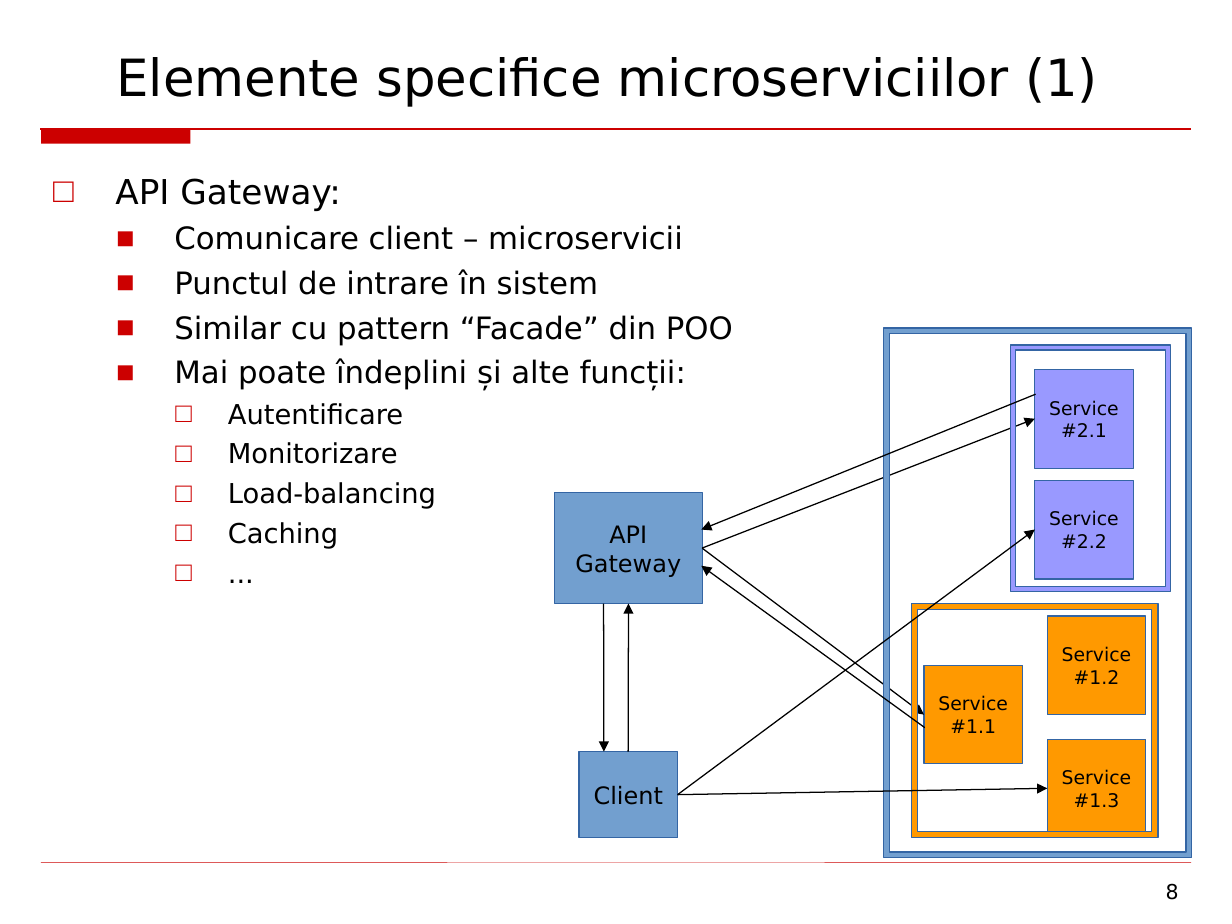
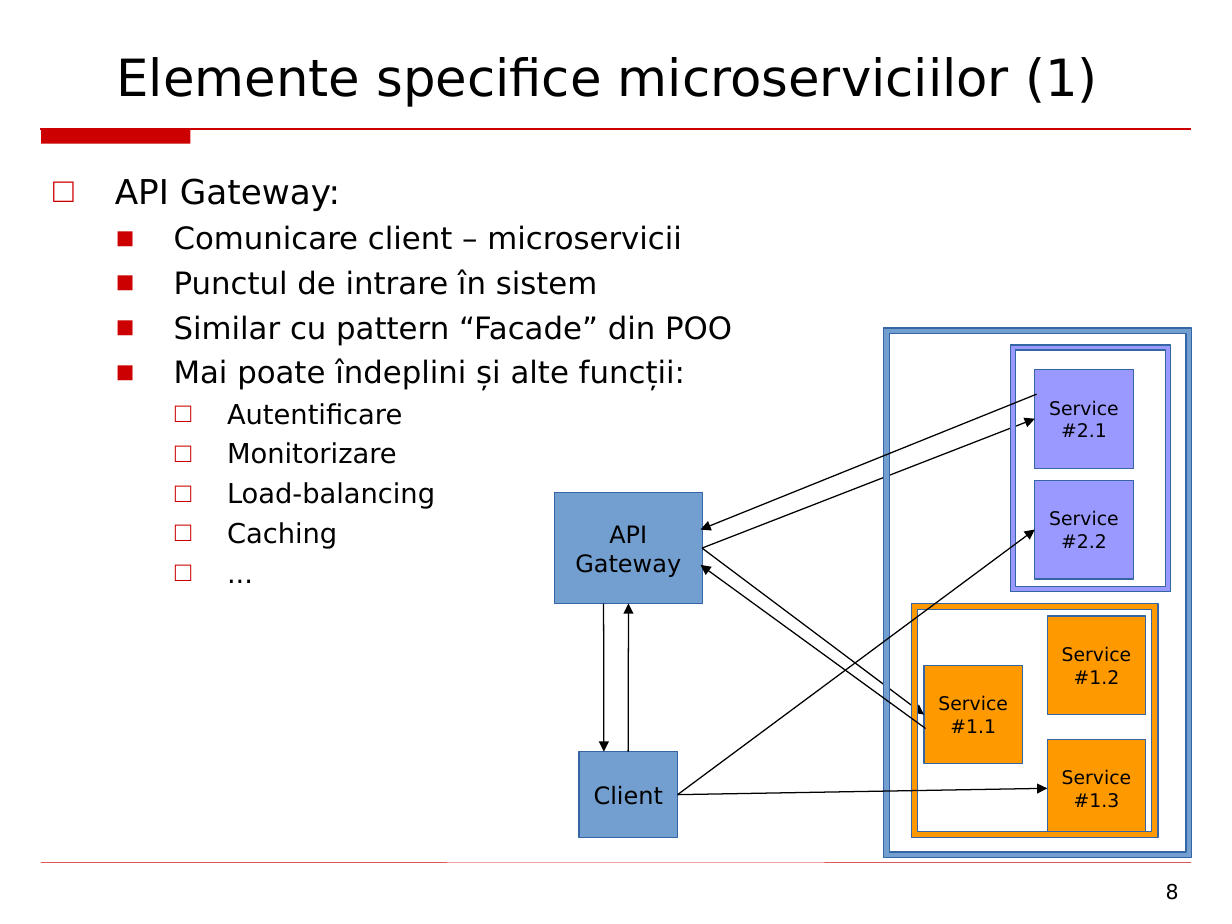
Before and after one commit to amihaescu/dizertatie, a slide deck: slide 8 of andrei.mihaescu.disertatie.2016.ppt. Drawn at 1232x924 pixels with LibreOffice and Linux fonts; fonts in the diff are those of the drawing. Boxes give left, top, right and bottom in pixels: in the first picture for what was removed or moved away, otherwise in the second. Text is boxed around its words. In the diff, an @@ line names an element or a change of style, - is before the commit and + after.

```diff
--- a/andrei.mihaescu.disertatie.2016.ppt
+++ b/andrei.mihaescu.disertatie.2016.ppt
@@ text "API Gateway:" at (115,178,732,549): indent changed @@
```
Also in this commit, not shown: 13 other slides changed, 1 slide added, 1 slide removed, 1 other file.
